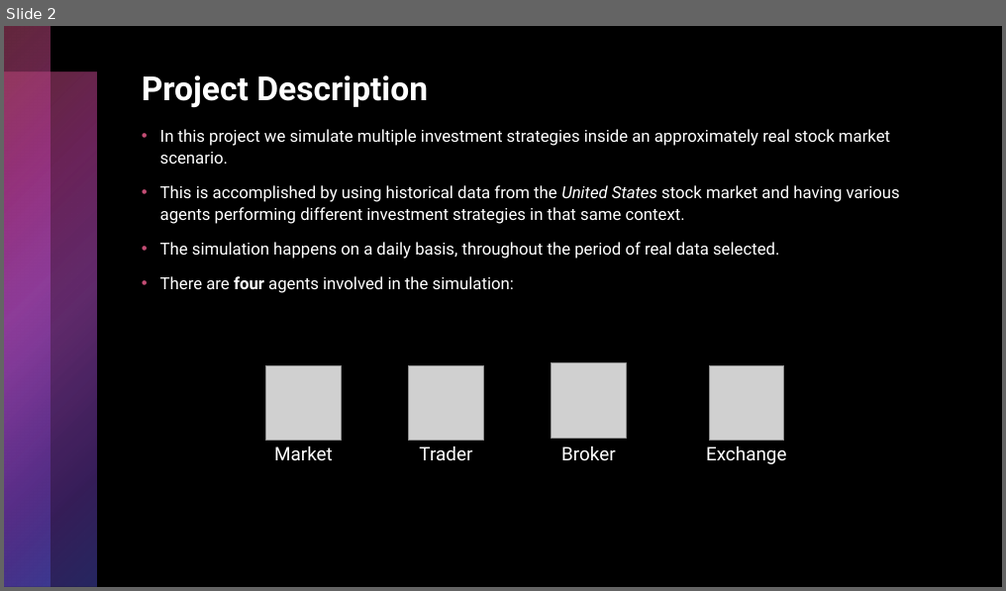
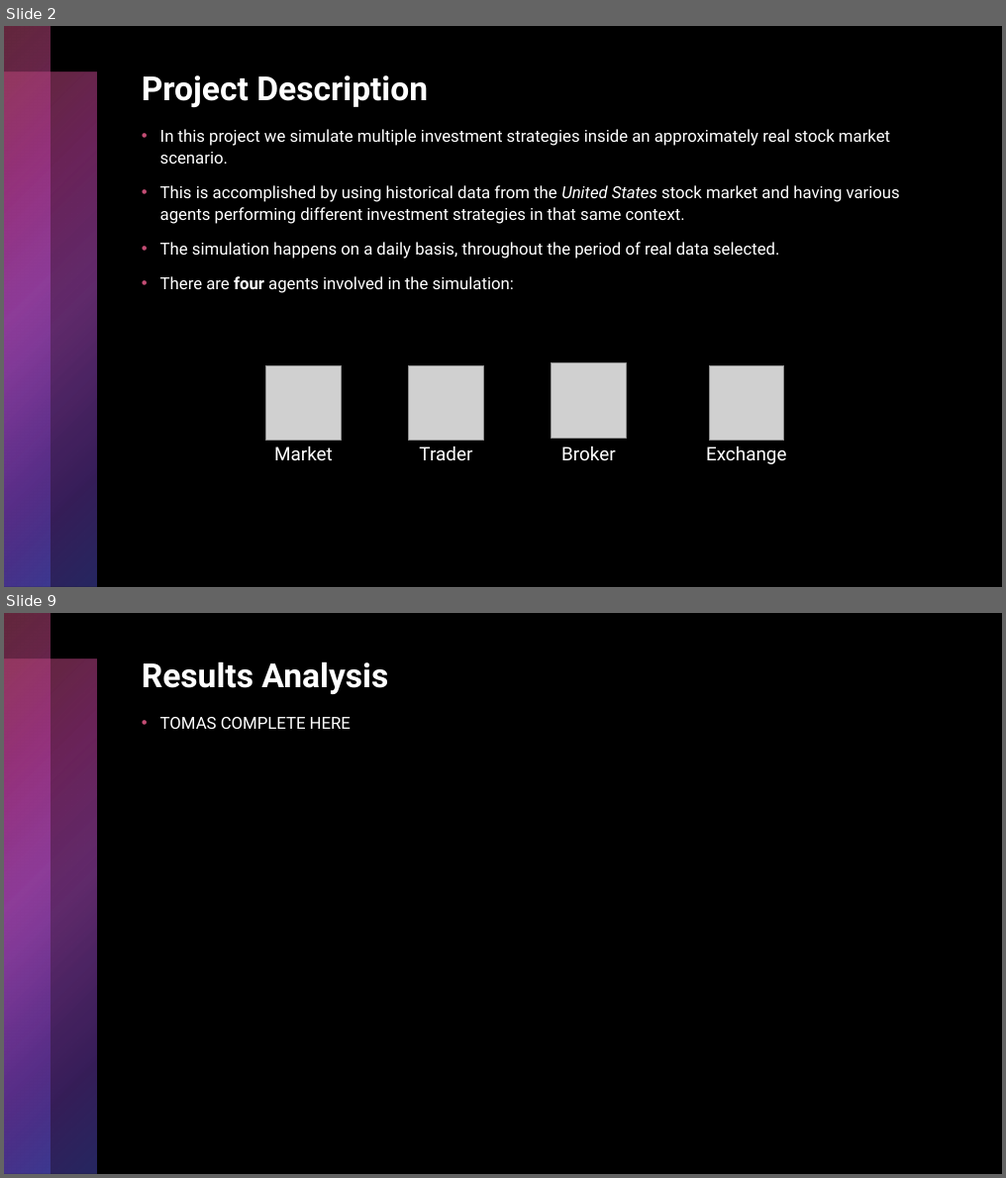
Before and after one commit to sergiodagama/FEUP-ASMA_Investment_Strategies_Simulation_Multi_Agent_System, a slide deck: docs/presentation.pptx. Shown one above the other, each under a label of ours: slide 2 before the commit, slides 2 and 9 after it; the slides between them are not shown. The pictures are 1006x591 and 1006x1178 pixels, drawn with LibreOffice and Linux fonts; fonts in the diff are those of the drawing; grey boxes stand for pictures. Boxes give left, top, right and bottom in pixels: in the first picture for what was removed or moved away, otherwise in the second. Text is boxed around its words. In the diff, an @@ line names an element or a change of style, - is before the commit and + after.

```diff
--- a/docs/presentation.pptx
+++ b/docs/presentation.pptx
@@ slide 9 added at bbox=[4, 613, 1002, 1174], background #000000; not listed: 2 template elements that a slide beside it also shows @@
@@ title added at bbox=[142, 662, 388, 694], 32 pt, text #FFFFFF, bold @@
+Results Analysis
@@ text added at bbox=[160, 717, 350, 729], 16 pt, text #FFFFFF @@
+• TOMAS COMPLETE HERE
```
Also in this commit, not shown: 2 slides changed, 6 other slides added.
